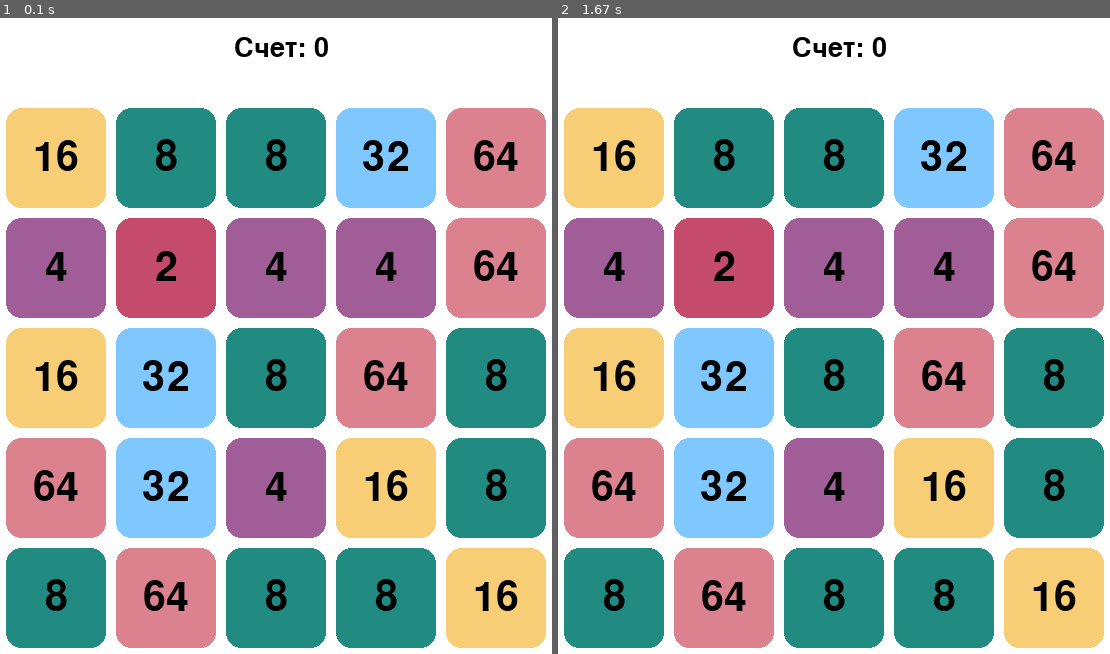
Above: before the commit, frames 1-2 (left to right).
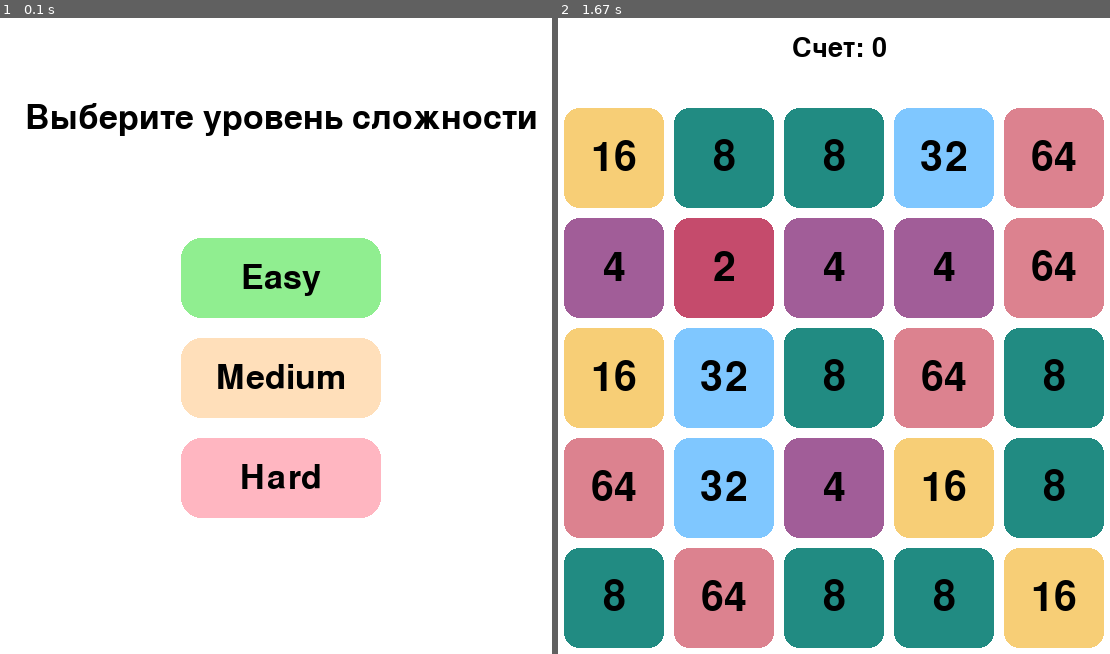
Above: after the commit, the same moments.

Repository: MikhailovaDiana/project_pygame
Game: pygame game, started from main.py
Two runs of this game, one before a commit and one after it. Both use one fixed random seed, a clock stepped at 60 frames per second and the inputs below.
Inputs (mouse positions are in pixels of both pictures, inside the frame that each line leads up to):
- Up to frame 1 (0.1 s): no input
- Up to frame 2 (1.67 s): press the mouse at (701, 348) at 0.37 s; move the mouse to (795, 418) at 0.47 s; release the mouse at (894, 488) at 0.6 s; press the mouse at (701, 348) at 0.7 s; move the mouse to (712, 227) at 0.8 s; release the mouse at (729, 107) at 0.93 s; press the mouse at (701, 348) at 1.03 s; move the mouse to (861, 240) at 1.13 s; release the mouse at (1027, 138) at 1.27 s; right-click (795, 132) at 1.38 s

The runs differ from the first frame. In frame 1, 72% of the frame differs, in the area x 1-99%, y 2-100%; in frame 2, nothing differs.

Commit message:
стартовое окно, только один уровень

Diff:
--- a/main.py
+++ b/main.py
@@ -42,6 +42,7 @@
 # Шрифт
 font = pygame.font.SysFont("RotondacBold", 60)
 score_font = pygame.font.SysFont("RotondacBold", 40)
+menu_font = pygame.font.SysFont("RotondacBold", 50)
 
 # Создание окна
 screen = pygame.display.set_mode((WIDTH, HEIGHT))
@@ -56,6 +57,17 @@
 
 # Счет
 score = 0
+
+# Состояния игры
+START_MENU = 0
+GAME_ACTIVE = 1
+game_state = START_MENU
+
+# Уровни сложности
+EASY = "Easy"
+MEDIUM = "Medium"
+HARD = "Hard"
+current_difficulty = MEDIUM
 
 def render_value(value):
     """Форматирует изображение значения."""
@@ -229,10 +241,66 @@
     score_text_rect = score_text.get_rect(center=(WIDTH // 2, 30))
     screen.blit(score_text, score_text_rect)
 
-# Начальное состояние: заполняем все клетки случайными значениями
-for i in range(5):
-    for j in range(5):
-        grid[i][j] = random.choice([2, 4, 8, 16, 32, 64])
+def draw_start_menu():
+    """Отрисовывает стартовое меню с выбором уровня сложности."""
+    screen.fill(WHITE)
+    title_text = menu_font.render("Выберите уровень сложности", True, BLACK)
+    title_rect = title_text.get_rect(center=(WIDTH // 2, 100))
+    screen.blit(title_text, title_rect)
+
+    # Цвета для уровней сложности
+    easy_color = (144, 238, 144)  # Светло-зеленый
+    medium_color = (255, 223, 186)  # Светло-оранжевый
+    hard_color = (255, 182, 193)  # Светло-розовый
+
+    # Рисуем прямоугольники для уровней сложности
+    easy_rect = pygame.Rect(WIDTH // 2 - 100, 220, 200, 80)
+    medium_rect = pygame.Rect(WIDTH // 2 - 100, 320, 200, 80)
+    hard_rect = pygame.Rect(WIDTH // 2 - 100, 420, 200, 80)
+
+    pygame.draw.rect(screen, easy_color, easy_rect, border_radius=20)
+    pygame.draw.rect(screen, medium_color, medium_rect, border_radius=20)
+    pygame.draw.rect(screen, hard_color, hard_rect, border_radius=20)
+
+    # Отрисовываем текст поверх прямоугольников
+    easy_text = menu_font.render("Easy", True, BLACK)
+    easy_text_rect = easy_text.get_rect(center=easy_rect.center)
+    screen.blit(easy_text, easy_text_rect)
+
+    medium_text = menu_font.render("Medium", True, BLACK)
+    medium_text_rect = medium_text.get_rect(center=medium_rect.center)
+    screen.blit(medium_text, medium_text_rect)
+
+    hard_text = menu_font.render("Hard", True, BLACK)
+    hard_text_rect = hard_text.get_rect(center=hard_rect.center)
+    screen.blit(hard_text, hard_text_rect)
+
+def handle_menu_click(pos):
+    """Обрабатывает клик в стартовом меню для выбора уровня сложности."""
+    global game_state, current_difficulty
+    # Проверяем, куда кликнул пользователь
+    if 220 <= pos[1] <= 300:  # Easy
+        current_difficulty = EASY
+        game_state = GAME_ACTIVE
+    elif 320 <= pos[1] <= 400:  # Medium
+        current_difficulty = MEDIUM
+        game_state = GAME_ACTIVE
+    elif 420 <= pos[1] <= 500:  # Hard
+        current_difficulty = HARD
+        game_state = GAME_ACTIVE
+
+def initialize_grid():
+    """Инициализирует игровое поле в зависимости от выбранного уровня сложности."""
+    global grid
+    grid = [[0 for _ in range(5)] for _ in range(5)]
+    for i in range(5):
+        for j in range(5):
+            if current_difficulty == EASY:
+                grid[i][j] = random.choice([2, 4, 8])
+            elif current_difficulty == MEDIUM:
+                grid[i][j] = random.choice([2, 4, 8, 16, 32, 64])
+            elif current_difficulty == HARD:
+                grid[i][j] = random.choice([8, 16, 32, 64, 128, 256])
 
 def check_and_fill_grid():
     """Проверяет, есть ли на поле пустые клетки, и заполняет их случайными значениями."""
@@ -246,60 +314,71 @@
         for i, j in empty_cells:
             grid[i][j] = random.choice([2, 4, 8, 16, 32, 64])
 
+
 # Основной цикл игры
 running = True
 dragging = False
 selected_cells = []
 
 while running:
-    screen.fill(WHITE)
-    draw_grid()  # Отрисовываем сетку
-    draw_falling_cells()  # Отрисовываем падающие клетки
-    if dragging:
-        draw_line(selected_cells)  # Отрисовываем линию, если происходит перетаскивание
-    update_falling_cells()  # Обновляем анимацию падения
-    draw_score()  # Отрисовываем счет
-
-    for event in pygame.event.get():
-        if event.type == pygame.QUIT:
-            running = False
-        elif event.type == pygame.MOUSEBUTTONDOWN:
-            if event.button == 1:
-                dragging = True
-                i = (event.pos[1] - TOP_PADDING) // (CELL_SIZE + PADDING)
-                j = event.pos[0] // (CELL_SIZE + PADDING)
-                if 0 <= i < 5 and 0 <= j < 5:
-                    selected_cells.append((i, j))
-            elif event.button == 3:
-                if len(selected_cells) > 0:
-                    selected_cells.pop()
-        elif event.type == pygame.MOUSEBUTTONUP:
-            if event.button == 1 and dragging:
-                handle_drag(selected_cells)
-                dragging = False
-                selected_cells = []
-                check_and_fill_grid()  # Проверяем и заполняем пустые клетки после хода
-
-        elif event.type == pygame.MOUSEMOTION:
-            if dragging:
-                mouse_x, mouse_y = event.pos
-                for i in range(5):
-                    for j in range(5):
-                        cell_center_x = j * (CELL_SIZE + PADDING) + PADDING + CELL_SIZE // 2
-                        cell_center_y = i * (CELL_SIZE + PADDING) + PADDING + CELL_SIZE // 2 + TOP_PADDING
-                        if abs(mouse_x - cell_center_x) <= 30 and abs(mouse_y - cell_center_y) <= 30:
-                            # Проверяем, что значение клетки совпадает с первой выбранной клеткой
-                            if len(selected_cells) > 0:
-                                first_cell_value = grid[selected_cells[0][0]][selected_cells[0][1]]
-                                current_cell_value = grid[i][j]
-                                if current_cell_value != first_cell_value:
-                                    continue  # Пропускаем клетку с другим значением
-
-                            if len(selected_cells) > 1 and (i, j) == selected_cells[-2]:
-                                selected_cells.pop()
-                            elif (i, j) not in selected_cells:
-                                selected_cells.append((i, j))
-                            break
+    if game_state == START_MENU:
+        draw_start_menu()
+        for event in pygame.event.get():
+            if event.type == pygame.QUIT:
+                running = False
+            elif event.type == pygame.MOUSEBUTTONDOWN:
+                if event.button == 1:
+                    handle_menu_click(event.pos)
+                    initialize_grid()
+    elif game_state == GAME_ACTIVE:
+        screen.fill(WHITE)
+        draw_grid()  # Отрисовываем сетку
+        draw_falling_cells()  # Отрисовываем падающие клетки
+        if dragging:
+            draw_line(selected_cells)  # Отрисовываем линию, если происходит перетаскивание
+        update_falling_cells()  # Обновляем анимацию падения
+        draw_score()  # Отрисовываем счет
+
+        for event in pygame.event.get():
+            if event.type == pygame.QUIT:
+                running = False
+            elif event.type == pygame.MOUSEBUTTONDOWN:
+                if event.button == 1:
+                    dragging = True
+                    i = (event.pos[1] - TOP_PADDING) // (CELL_SIZE + PADDING)
+                    j = event.pos[0] // (CELL_SIZE + PADDING)
+                    if 0 <= i < 5 and 0 <= j < 5:
+                        selected_cells.append((i, j))
+                elif event.button == 3:
+                    if len(selected_cells) > 0:
+                        selected_cells.pop()
+            elif event.type == pygame.MOUSEBUTTONUP:
+                if event.button == 1 and dragging:
+                    handle_drag(selected_cells)
+                    dragging = False
+                    selected_cells = []
+                    check_and_fill_grid()  # Проверяем и заполняем пустые клетки после хода
+
+            elif event.type == pygame.MOUSEMOTION:
+                if dragging:
+                    mouse_x, mouse_y = event.pos
+                    for i in range(5):
+                        for j in range(5):
+                            cell_center_x = j * (CELL_SIZE + PADDING) + PADDING + CELL_SIZE // 2
+                            cell_center_y = i * (CELL_SIZE + PADDING) + PADDING + CELL_SIZE // 2 + TOP_PADDING
+                            if abs(mouse_x - cell_center_x) <= 30 and abs(mouse_y - cell_center_y) <= 30:
+                                # Проверяем, что значение клетки совпадает с первой выбранной клеткой
+                                if len(selected_cells) > 0:
+                                    first_cell_value = grid[selected_cells[0][0]][selected_cells[0][1]]
+                                    current_cell_value = grid[i][j]
+                                    if current_cell_value != first_cell_value:
+                                        continue  # Пропускаем клетку с другим значением
+
+                                if len(selected_cells) > 1 and (i, j) == selected_cells[-2]:
+                                    selected_cells.pop()
+                                elif (i, j) not in selected_cells:
+                                    selected_cells.append((i, j))
+                                break
 
     pygame.display.flip()
     clock.tick(FPS)
